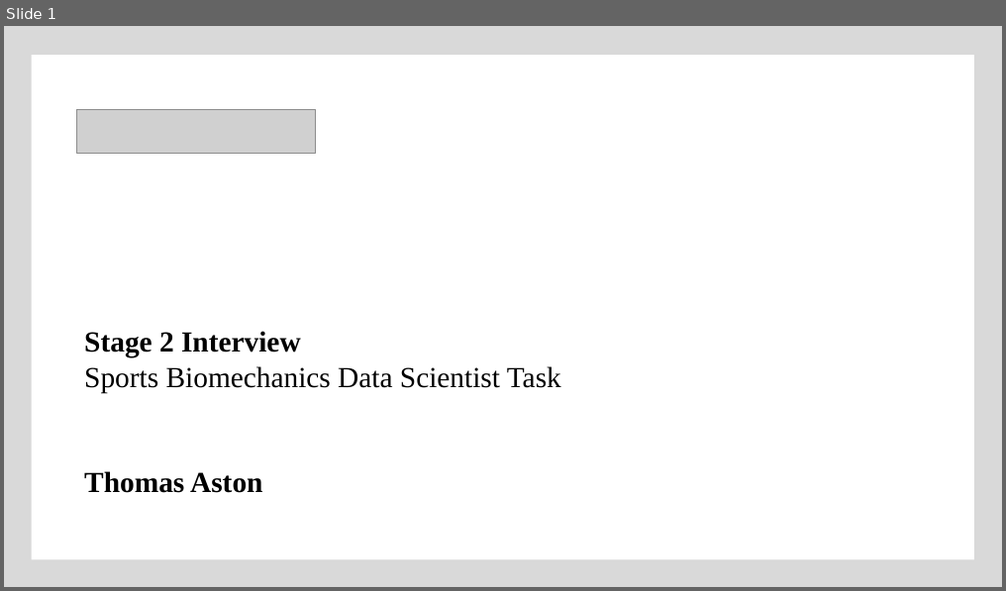
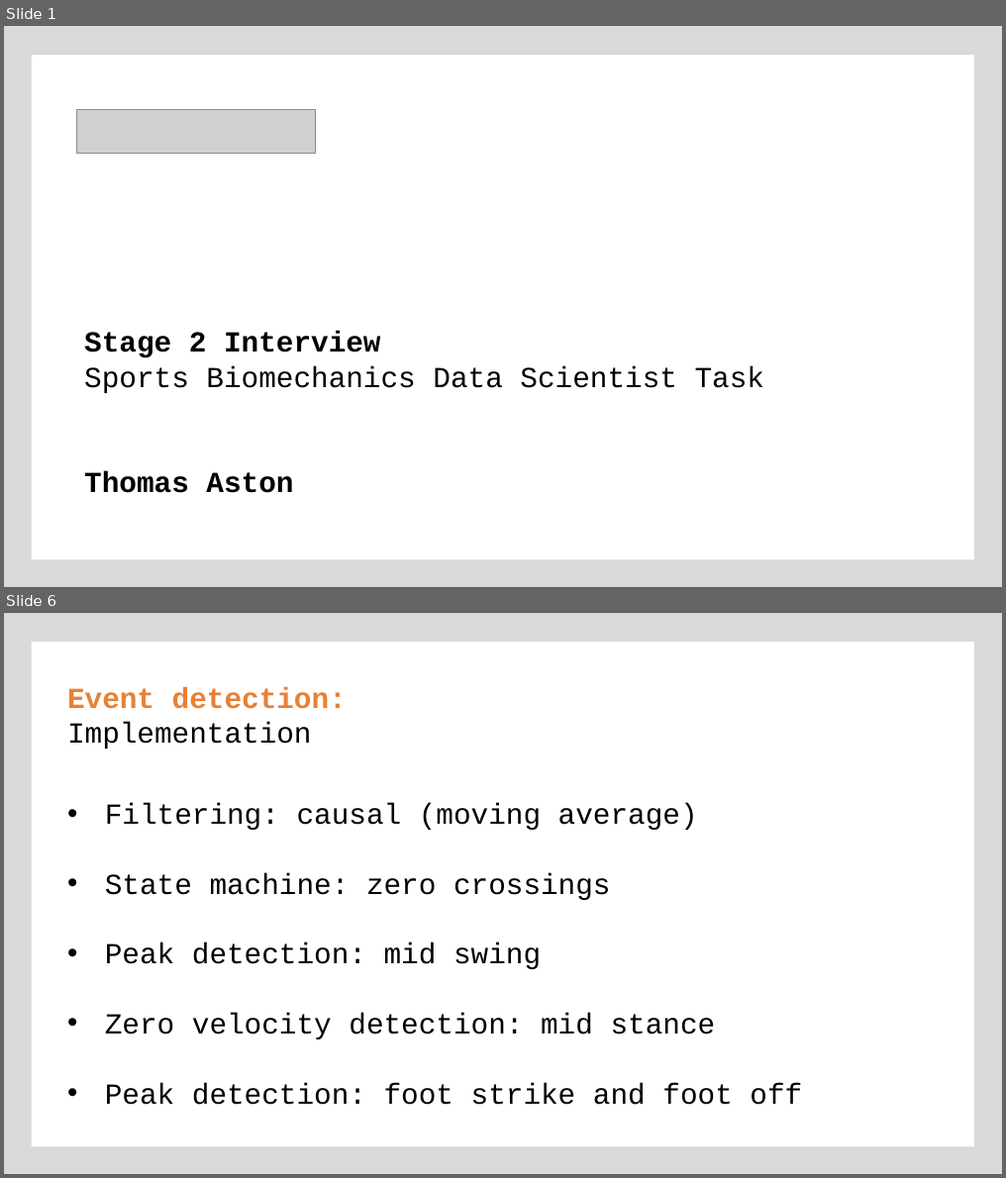
Before and after one commit to ThomasAston/movetru, a slide deck: presentation/slides.pptx. Shown one above the other, each under a label of ours: slide 1 before the commit, slides 1 and 6 after it; the slides between them are not shown. The pictures are 1006x591 and 1006x1178 pixels, drawn with LibreOffice and Linux fonts; fonts in the diff are those of the drawing; grey boxes stand for pictures. Boxes give left, top, right and bottom in pixels: in the first picture for what was removed or moved away, otherwise in the second. Text is boxed around its words. In the diff, an @@ line names an element or a change of style, - is before the commit and + after.

```diff
--- a/presentation/slides.pptx
+++ b/presentation/slides.pptx
@@ slide 6 added at box(4, 613, 1002, 1174), background #D9D9D9; not listed: 1 template element that a slide beside it also shows @@
@@ text added at box(67, 687, 347, 749), 28 pt, text #E88034, bold @@
+Event detection:
+Implementation
@@ text added at box(105, 803, 802, 1105), 28 pt, text #000000 @@
+• Filtering: causal (moving average)
+• State machine: zero crossings
+• Peak detection: mid swing
+• Zero velocity detection: mid stance
+• Peak detection: foot strike and foot off
@@ slide 1 changed as well @@
@@ text "Stage 2 Interview" at box(84, 331, 764, 493): font Times New Roman to Courier New @@
```
Also in this commit, not shown: 7 other slides added, 4 slides removed.
